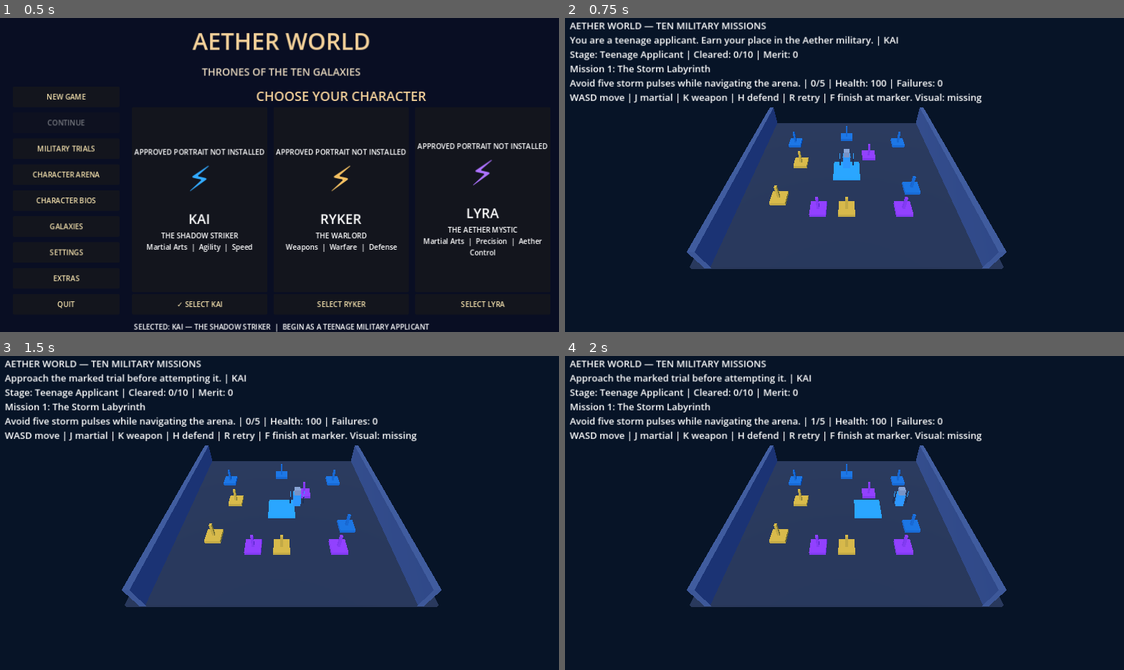
Above: before the commit, frames 1-4 (two rows, left to right).
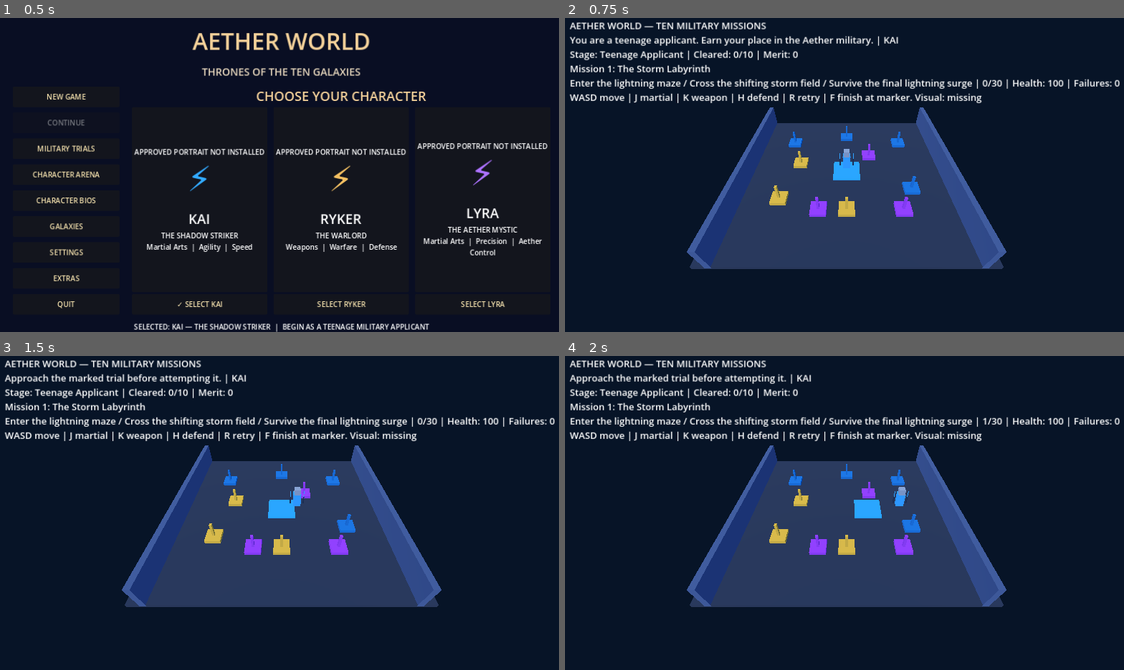
Above: after the commit, the same moments.

Repository: bashamcaleb530-hub/Aeryvex-Pro
Game: Godot game, scene res://AetherWorldMenu.tscn
The game is run twice, just before and just after one commit, with the same random seed, the same clock (stepped at 60 frames per second) and the same inputs.
Inputs:
- Up to frame 1 (0.5 s): no input
- Up to frame 2 (0.75 s): click "NEW GAME" at 0.5 s
- Up to frame 3 (1.5 s): tap Enter at 1.25 s; hold Right from 1.28 s (still down); tap F at 1.35 s
- Up to frame 4 (2 s): keep holding Right; tap Space at 1.52 s

Frame 1 is identical in both runs. In frame 2, 1.5% of the frame differs, in the area x 0-100%, y 19-23%; in frame 3, 1.5%; in frame 4, 1.5%.

Commit message:
Extend all ten military missions into longer three-act qualification challenges

Diff:
--- a/original_game/AetherTrialMissions.gd
+++ b/original_game/AetherTrialMissions.gd
@@ -4,16 +4,16 @@
 # Deterministic mission logic, independent of rendering and input devices.
 # Each trial requires a different active gameplay objective.
 const MISSIONS := [
-    {"name":"The Storm Labyrinth","type":"dodge","goal":5,"description":"Avoid five storm pulses while navigating the arena."},
-    {"name":"Trial of the Unbroken","type":"combat","goal":4,"description":"Land four strikes in close combat."},
-    {"name":"Weapons of the Aether","type":"weapons","goal":5,"description":"Land five weapon strikes on training opponents."},
-    {"name":"The Last Defender","type":"defense","goal":8,"description":"Protect the convoy for eight seconds."},
-    {"name":"The Aether Gate","type":"dodge","goal":7,"description":"Survive seven more violent storm pulses."},
-    {"name":"Green Master's Discipline","type":"combat","goal":6,"description":"Defeat six sparring exchanges."},
-    {"name":"Lightning Conduit Trial","type":"weapons","goal":7,"description":"Master seven precise conduit strikes."},
-    {"name":"Purple Master's Gauntlet","type":"defense","goal":12,"description":"Hold the defensive line for twelve seconds."},
-    {"name":"Judgment of Restraint","type":"combat","goal":8,"description":"Win eight exchanges against an examiner."},
-    {"name":"The Final Qualification","type":"weapons","goal":10,"description":"Complete ten accurate final-exam strikes."}
+    {"name":"The Storm Labyrinth","type":"dodge","goal":30,"description":"Enter the lightning maze / Cross the shifting storm field / Survive the final lightning surge","phases":["Enter the lightning maze","Cross the shifting storm field","Survive the final lightning surge"]},
+    {"name":"Trial of the Unbroken","type":"combat","goal":36,"description":"Learn defensive footwork / Win the sparring circuit / Face the arena champion","phases":["Learn defensive footwork","Win the sparring circuit","Face the arena champion"]},
+    {"name":"Weapons of the Aether","type":"weapons","goal":42,"description":"Prove weapon fundamentals / Overcome ranged sentries / Disarm the final examiner","phases":["Prove weapon fundamentals","Overcome ranged sentries","Disarm the final examiner"]},
+    {"name":"The Last Defender","type":"defense","goal":75,"description":"Secure the convoy / Hold against the assault / Protect the last evacuation","phases":["Secure the convoy","Hold against the assault","Protect the last evacuation"]},
+    {"name":"The Aether Gate","type":"dodge","goal":42,"description":"Reach the outer gate / Survive the storm corridor / Seal the corrupted gateway","phases":["Reach the outer gate","Survive the storm corridor","Seal the corrupted gateway"]},
+    {"name":"Green Master's Discipline","type":"combat","goal":48,"description":"Study the Adept's technique / Survive relentless sparring / Earn the green mentor's respect","phases":["Study the Adept's technique","Survive relentless sparring","Earn the green mentor's respect"]},
+    {"name":"Lightning Conduit Trial","type":"weapons","goal":54,"description":"Control dual and single conduits / Complete the precision course / Survive the weapon gauntlet","phases":["Control dual and single conduits","Complete the precision course","Survive the weapon gauntlet"]},
+    {"name":"Purple Master's Gauntlet","type":"defense","goal":90,"description":"Hold the eastern barricade / Defend the wounded candidates / Endure the Master's final assault","phases":["Hold the eastern barricade","Defend the wounded candidates","Endure the Master's final assault"]},
+    {"name":"Judgment of Restraint","type":"combat","goal":60,"description":"Win without reckless attacks / Face escalating challenges / Show restraint under pressure","phases":["Win without reckless attacks","Face escalating challenges","Show restraint under pressure"]},
+    {"name":"The Final Qualification","type":"weapons","goal":72,"description":"Demonstrate your weapon control / Survive the examination wave / Earn the Master's recommendation","phases":["Demonstrate your weapon control","Survive the examination wave","Earn the Master's recommendation"]}
 ]
 var mission_index := 0
 var progress := 0
@@ -26,6 +26,15 @@
 
 func current() -> Dictionary:
     return MISSIONS[mini(mission_index,MISSIONS.size()-1)]
+
+func phase_index() -> int:
+    var goal := int(current()["goal"])
+    if progress >= goal:
+        return 2
+    return mini(2, int(float(progress) * 3.0 / float(goal)))
+
+func phase_name() -> String:
+    return current()["phases"][phase_index()]
 
 func is_complete() -> bool:
     return progress >= int(current()["goal"]) and not failed
